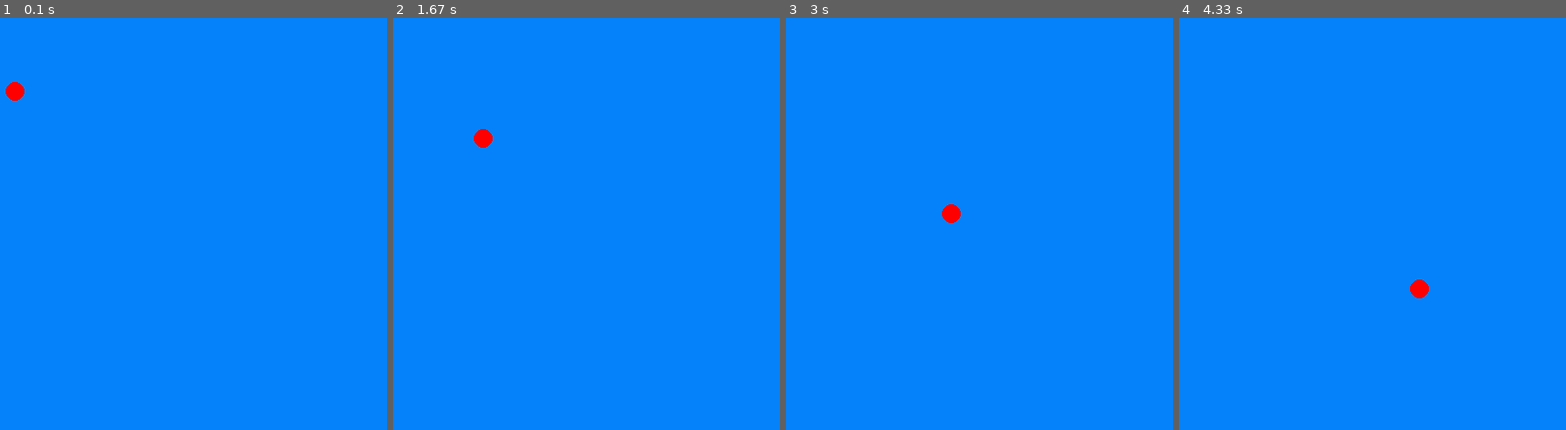
Above: before the commit, frames 1-4 (left to right).
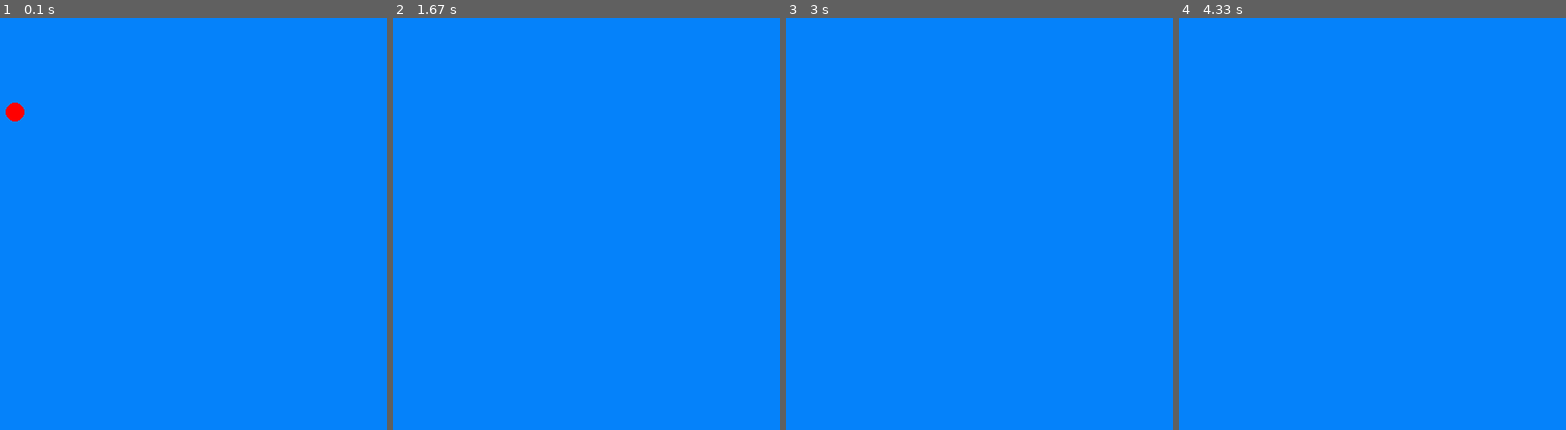
Above: after the commit, the same moments.

Repository: Jol-XD/Corre-Paco-Corre
Game: pygame game, started from proyecto/Juego(sin_menu).py
The game is run twice, just before and just after one commit, with the same random seed, the same clock (stepped at 60 frames per second) and the same inputs.
Inputs:
- Up to frame 1 (0.1 s): no input
- Up to frame 2 (1.67 s): hold Up 0.33-0.8 s; hold Up 0.83-1.2 s
- Up to frame 3 (3 s): no input
- Up to frame 4 (4.33 s): no input

The runs differ from the first frame. In frame 1, 0.3% of the frame differs, in the area x 1-7%, y 15-26%; in frame 2, 0.2%; in frame 3, 0.2%; in frame 4, 0.2%.

Commit message:
salto avanzado (ahun hay problemas)

Diff:
--- a/proyecto/Juego(sin_menu).py
+++ b/proyecto/Juego(sin_menu).py
@@ -8,17 +8,33 @@
 class Jugador(pygame.sprite.Sprite):
     def __init__(self, x, y, velocity_x, velocity_y):
         super().__init__()
-        self.position = (x, y)
-        self.velocity = (velocity_x, velocity_y)
+        self.position = [x, y]
+        self.velocity = [velocity_x, velocity_y]
+        self.is_jumping = False
+        self.jump_strength = -10
+        self.gravity = 0.5
 
     def update(self):
-        self.position = (self.position[0] + self.velocity[0], self.position[1] + self.velocity[1])
+        self.position[0] += self.velocity[0]
+        self.position[1] += self.velocity[1]
+
+        if not self.is_jumping:
+            self.velocity[1] += self.gravity
+
+        if self.position[1] >= 600 - 10:
+            self.is_jumping = False
+            self.position[1] = 600 - 10
+            self.velocity[1] = 0
+
+    def salto(self):
+        if not self.is_jumping:
+            self.is_jumping = True
+            self.velocity[1] = self.jump_strength
+
 
     def draw(self, surface):
-        pygame.draw.circle(surface, (255, 0, 0), self.position, 10)
+        pygame.draw.circle(surface, (255, 0, 0), (int(self.position[0]), int(self.position[1])), 10)
 
-    def salto(self):
-        self.velocity = (1, self.velocity[0])
 
 pygame.init()
 screen_width = 800
@@ -39,15 +55,13 @@
 
     for event in pygame.event.get():
         if event.type == pygame.QUIT:
-            pygame.quit()
+            run = False
 
         if event.type == pygame.KEYDOWN:
             if event.key == pygame.K_UP:
                 jugador.salto()
-                #pantalla.fill(FONDO)
-                #pygame.draw.rect(pantalla, (28, 133, 45), (0, 500, 800, 200))
-                #pygame.draw.rect(pantalla, ROJO, (250, 200, 100, 200))
                 print("salto")
+
 
     jugador.update()
 
